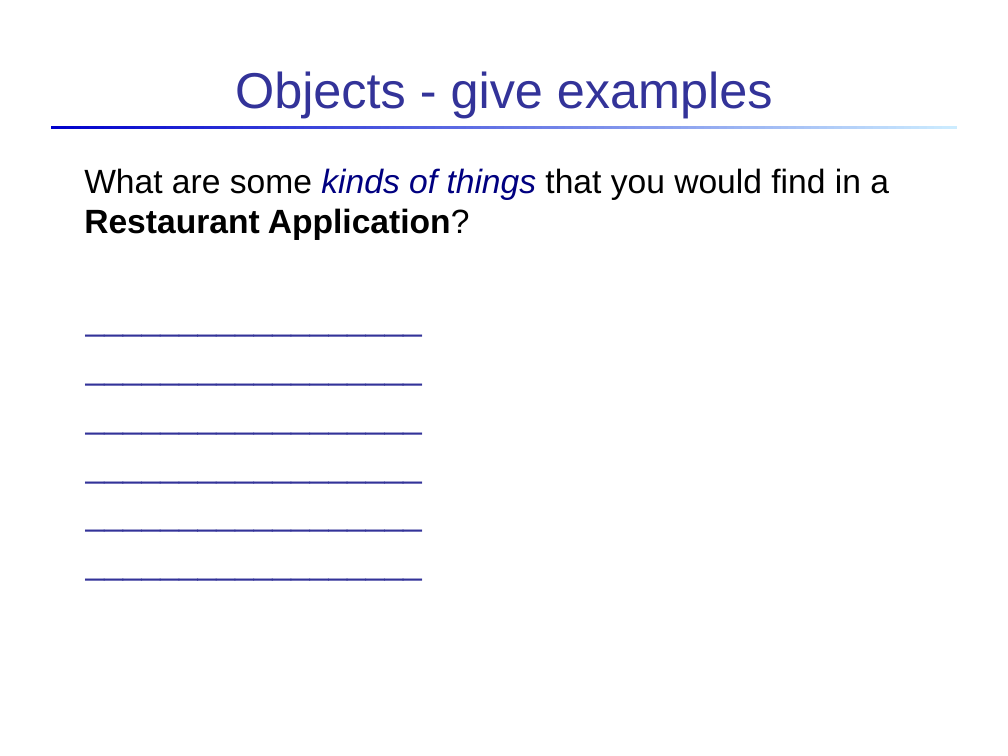
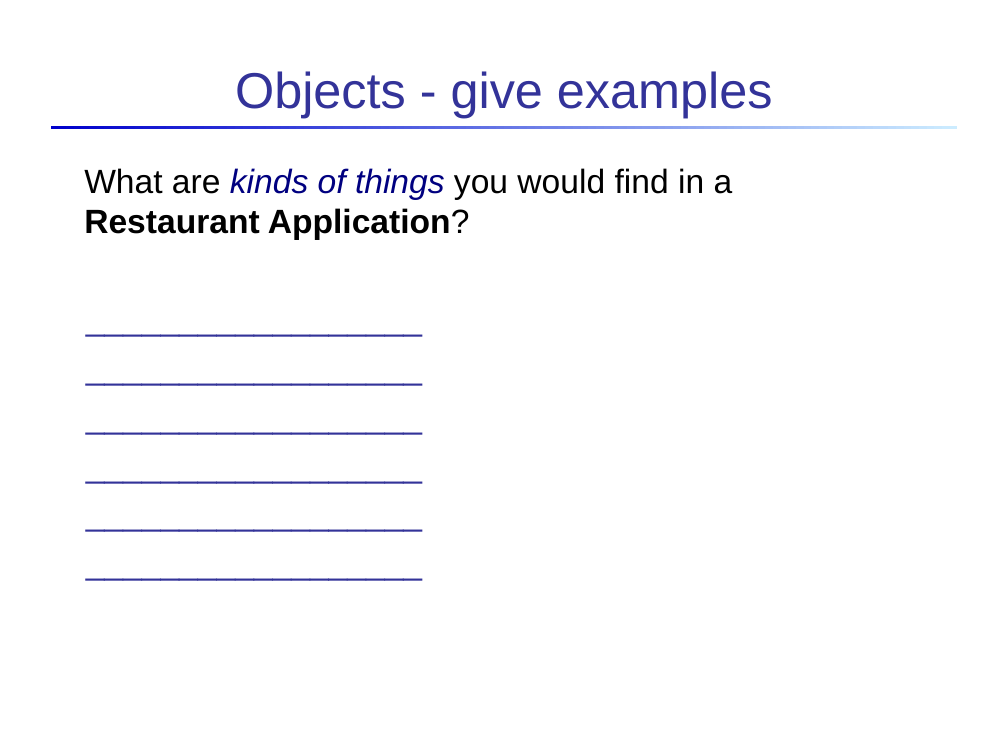
Before and after one commit to cpske/programming1, a slide deck: slide 6 of objects/1-Introduction-to-Objects.ppt. Drawn at 1008x756 pixels with LibreOffice and Linux fonts; fonts in the diff are those of the drawing. Boxes give left, top, right and bottom in pixels: in the first picture for what was removed or moved away, otherwise in the second. Text is boxed around its words. In the diff, an @@ line names an element or a change of style, - is before the commit and + after.

Commit message:
minor update to objects slides

```diff
--- a/objects/1-Introduction-to-Objects.ppt
+++ b/objects/1-Introduction-to-Objects.ppt
@@ text at box(84, 168, 733, 240): text changed @@
-What are some kinds of things that you would find in a Restaurant Application?
+What are kinds of things you would find in a
+Restaurant Application?
```
Also in this commit, not shown: 4 other slides changed, 4 other files.
